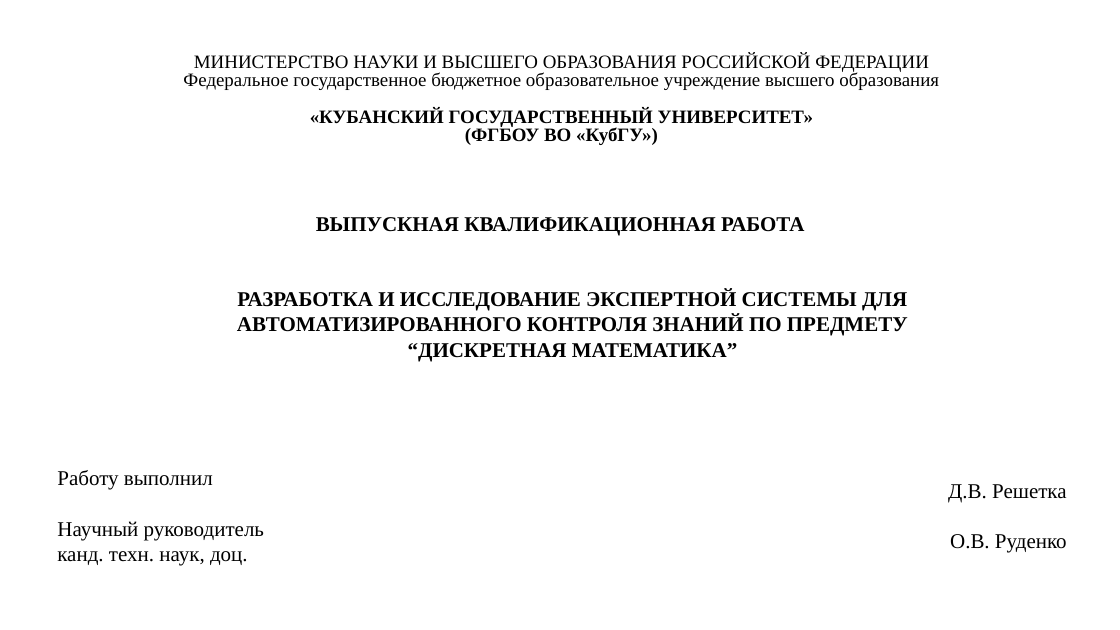
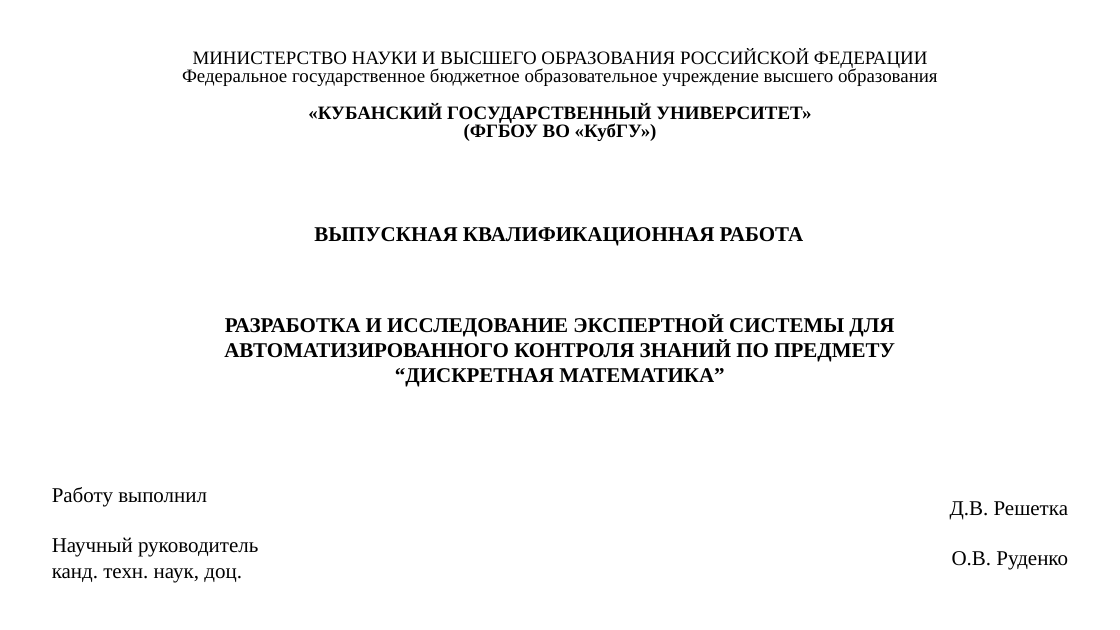
Before and after one commit to Deathlimit/Expert_system_KubSU, a slide deck: slide 1 of Expert_System_presentation.pptx. Drawn at 1120x630 pixels with LibreOffice and Linux fonts; fonts in the diff are those of the drawing. Boxes give left, top, right and bottom in pixels: in the first picture for what was removed or moved away, otherwise in the second. Text is boxed around its words. In the diff, an @@ line names an element or a change of style, - is before the commit and + after.

```diff
--- a/Expert_System_presentation.pptx
+++ b/Expert_System_presentation.pptx
@@ text "МИНИСТЕРСТВО НАУКИ И ВЫСШЕГО ОБРАЗОВАНИЯ ...": place and size @@
-text "МИНИСТЕРСТВО НАУКИ И ВЫСШЕГО ОБРАЗОВАНИЯ ..." at <box>183,54,939,145</box>
+text "МИНИСТЕРСТВО НАУКИ И ВЫСШЕГО ОБРАЗОВАНИЯ ..." at <box>182,50,938,141</box>
@@ text "ВЫПУСКНАЯ КВАЛИФИКАЦИОННАЯ РАБОТА": place and size @@
-text "ВЫПУСКНАЯ КВАЛИФИКАЦИОННАЯ РАБОТА" at <box>316,217,804,236</box>
+text "ВЫПУСКНАЯ КВАЛИФИКАЦИОННАЯ РАБОТА" at <box>314,227,803,246</box>
@@ text "РАЗРАБОТКА И ИССЛЕДОВАНИЕ ЭКСПЕРТНОЙ СИСТЕМЫ ...": place and size @@
-text "РАЗРАБОТКА И ИССЛЕДОВАНИЕ ЭКСПЕРТНОЙ СИСТЕМЫ ..." at <box>237,290,908,361</box>
+text "РАЗРАБОТКА И ИССЛЕДОВАНИЕ ЭКСПЕРТНОЙ СИСТЕМЫ ..." at <box>224,316,895,387</box>
@@ text "Работу выполнил": place and size @@
-text "Работу выполнил" at <box>57,470,264,566</box>
+text "Работу выполнил" at <box>52,487,258,582</box>
@@ text "Д.В. Решетка": place and size @@
-text "Д.В. Решетка" at <box>948,484,1067,553</box>
+text "Д.В. Решетка" at <box>950,501,1069,570</box>
```
Also in this commit, not shown: 12 other slides changed, 4 slides added.
